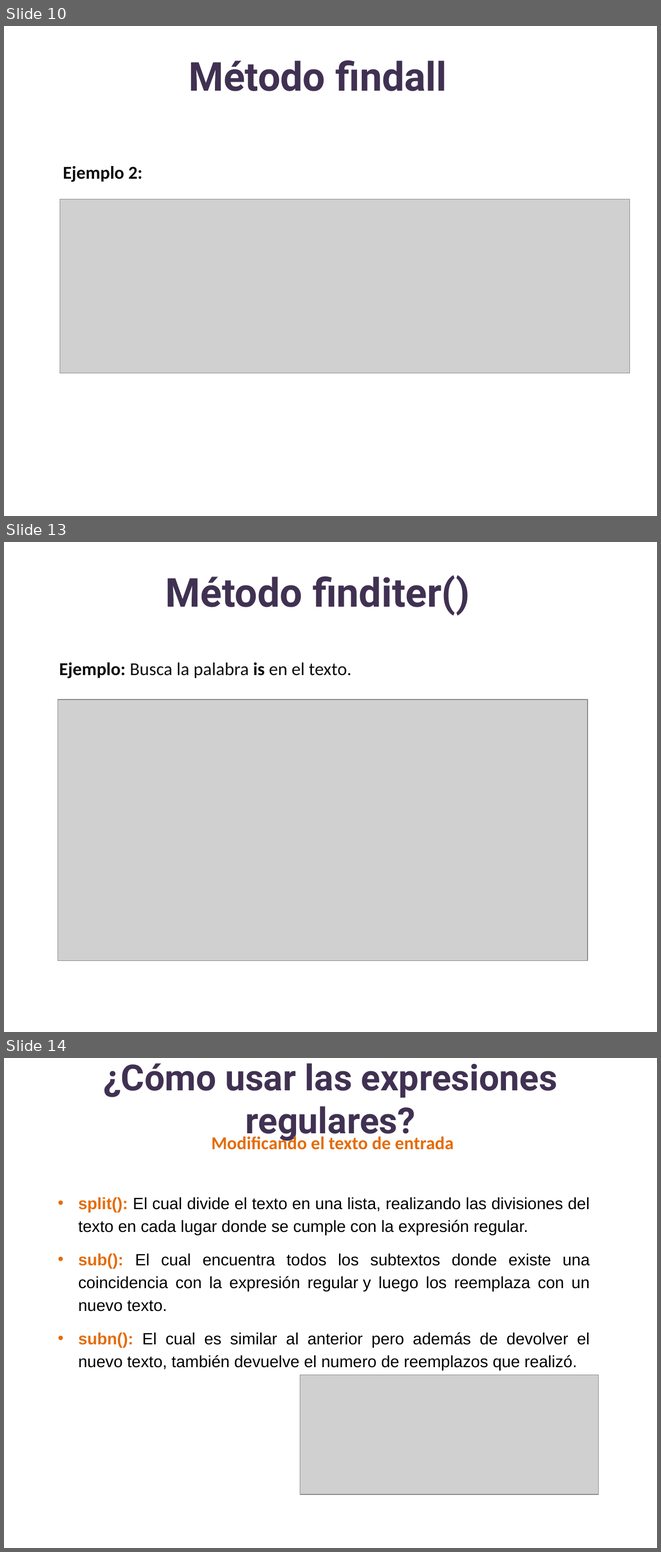
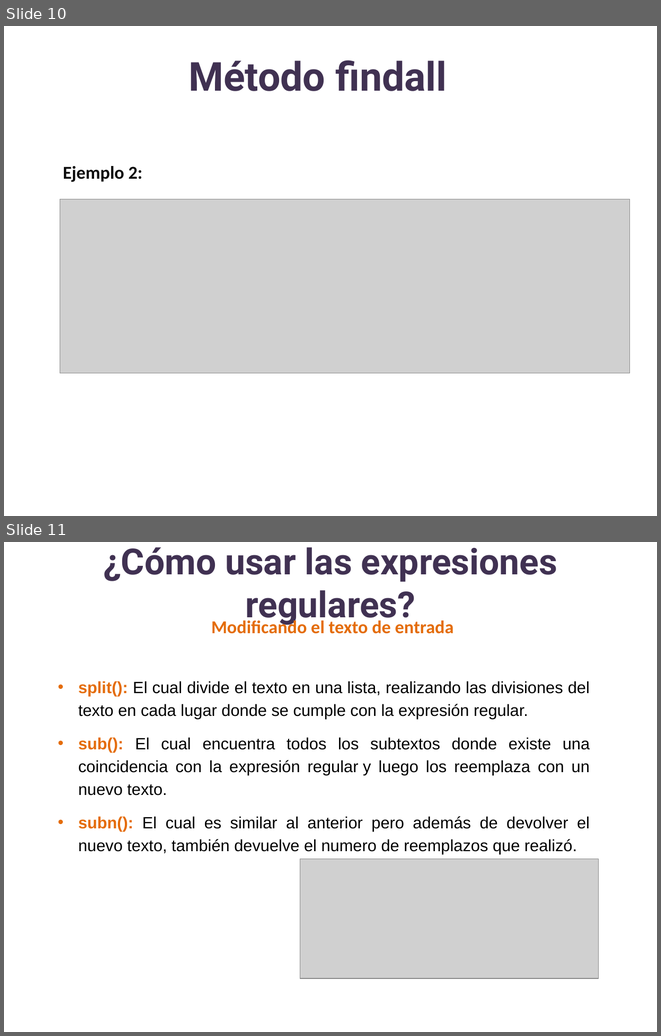
Before and after one commit to lizetheP/Analitica, a slide deck: Calendario2024/presentaciones/19_Modulo_re.pptx. Shown one above the other, each under a label of ours: slides 10, 13 and 14 before the commit, slides 10 and 11 after it; the slides between them are not shown. The pictures are 661x1552 and 661x1036 pixels, drawn with LibreOffice and Linux fonts; fonts in the diff are those of the drawing; grey boxes stand for pictures. Boxes give left, top, right and bottom in pixels: in the first picture for what was removed or moved away, otherwise in the second. Text is boxed around its words. In the diff, an @@ line names an element or a change of style, - is before the commit and + after.

```diff
--- a/Calendario2024/presentaciones/19_Modulo_re.pptx
+++ b/Calendario2024/presentaciones/19_Modulo_re.pptx
@@ slide 13 removed at box(4, 542, 657, 1032), background #FFFFFF @@
@@ title removed at box(166, 575, 470, 616) @@
-Método finditer()
@@ text removed at box(59, 662, 351, 678) @@
-Ejemplo: Busca la palabra is en el texto.
@@ picture removed at box(58, 699, 588, 961) @@
@@ what was slide 14 is now slide 11 @@
```
Also in this commit, not shown: 2 slides changed, 2 other slides removed, 9 other files.
